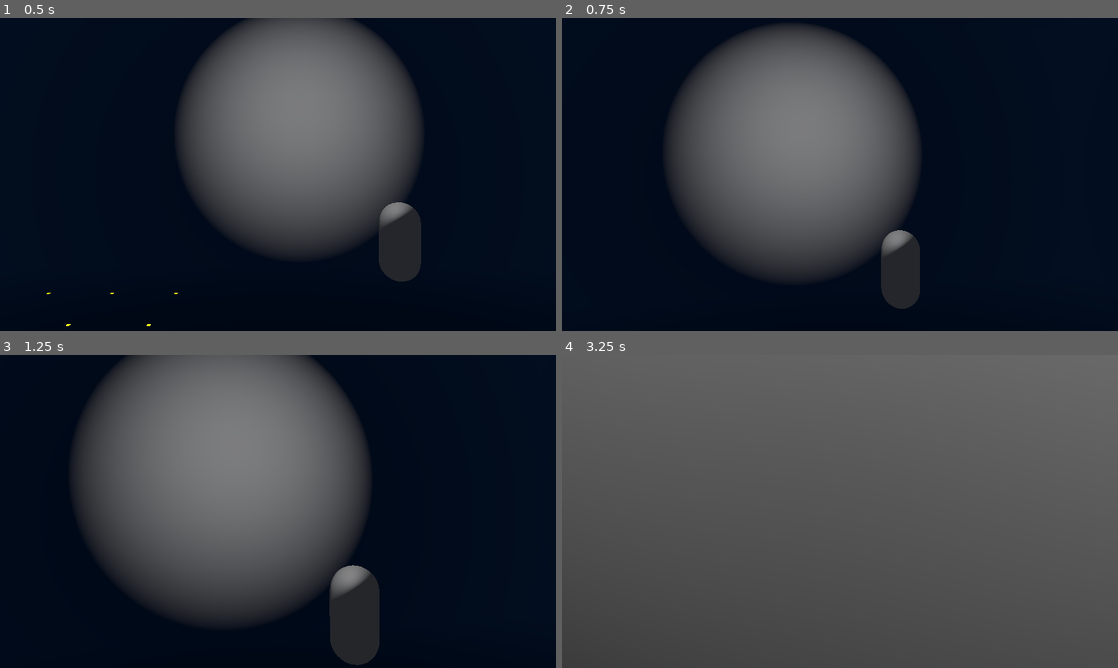
Above: before the commit, frames 1-4 (two rows, left to right).
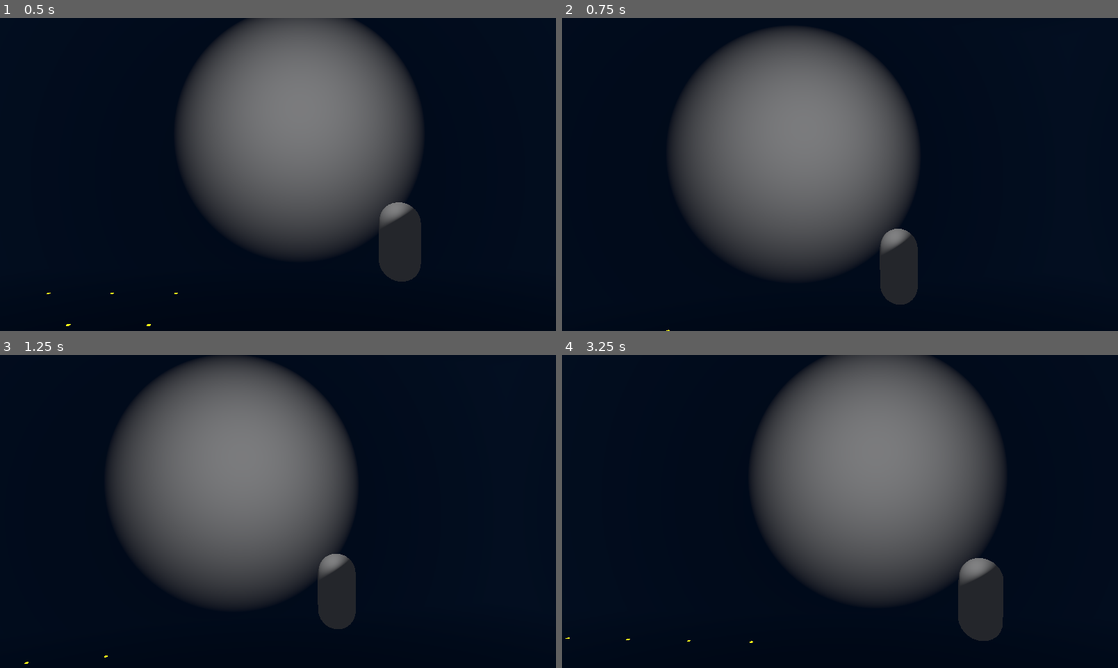
Above: after the commit, the same moments.

Repository: ConnorChow/2MinuteJam
Game: Godot game, scene res://2MinuteJam/Scenes/World.tscn
Two runs of this game, one before a commit and one after it. Both use one fixed random seed, a clock stepped at 60 frames per second and the inputs below.
Inputs (mouse positions are in pixels of both pictures, inside the frame that each line leads up to):
- Up to frame 1 (0.5 s): no input
- Up to frame 2 (0.75 s): tap Enter at 0.5 s; move the mouse to (867, 174) at 0.52 s; hold W (forward) from 0.53 s (still down); hold Ctrl (ctrl, bound only after the commit) from 0.53 s (still down); tap E (interact) at 0.6 s
- Up to frame 3 (1.25 s): keep holding W (forward); keep holding Ctrl (ctrl, bound only after the commit); tap Space (jump) at 0.77 s
- Up to frame 4 (3.25 s): keep holding W (forward); move the mouse to (812, 511) at 1.27 s; release Ctrl (ctrl, bound only after the commit) at 1.28 s; tap Ctrl (ctrl, bound only after the commit) at 1.35 s; tap Space (jump) at 1.52, 3.02 s; tap Mouse wheel down (mwd, bound only after the commit) at 1.55, 2.1 s; move the mouse to (851, 505) at 2.02 s; tap Mouse wheel up (mwu, bound only after the commit) at 2.3, 2.85 s; move the mouse to (834, 517) at 2.77 s; tap Shift (shift, bound only after the commit) at 3.05 s

Frame 1 is identical in both runs. In frame 2, 0.4% of the frame differs, in the area x 18-65%, y 2-100%; in frame 3, 17%; in frame 4, 83%, in the area x 0-100%, y 0-100%.

Commit message:
pick up rigid bodies, run button

Diff:
--- /dev/null
+++ b/2MinuteJam/Objects/basePickup/basePickup.tscn
@@ -0,0 +1,14 @@
+[gd_scene load_steps=3 format=3 uid="uid://cxa2pqwx24jgc"]
+
+[sub_resource type="BoxMesh" id="BoxMesh_to52n"]
+
+[sub_resource type="BoxShape3D" id="BoxShape3D_atnw8"]
+
+[node name="BasePickup" type="RigidBody3D" groups=["pickable"]]
+mass = 0.1
+
+[node name="MeshInstance3D" type="MeshInstance3D" parent="."]
+mesh = SubResource("BoxMesh_to52n")
+
+[node name="CollisionShape3D" type="CollisionShape3D" parent="."]
+shape = SubResource("BoxShape3D_atnw8")
--- a/2MinuteJam/Player/Player.gd
+++ b/2MinuteJam/Player/Player.gd
@@ -3,6 +3,8 @@
 
 const SENSITIVITY : float = 0.003
 const SPEED : float = 4.5
+const runSpeed : float = 1.5
+var modSpeed : float
 const JUMP_VELOCITY : float = 4.0
 const HITSTAGGER : float = 8.0
 
@@ -11,10 +13,12 @@
 var direction
 var headDir
 
+var heldObject : Object
+
 @onready var head = $Node3D
 @onready var camera = $Node3D/Camera3D
 @onready var interactBox = $Node3D/Camera3D/interactBox
-
+@onready var holdPoint = $Node3D/Camera3D/holdPoint
 
 # Get the gravity from the project settings to be synced with RigidBody nodes.
 
@@ -39,12 +43,48 @@
 	if Input.is_action_just_pressed("jump") and is_on_floor() && !GlobalController.inDialogue:
 		velocity.y = JUMP_VELOCITY
 
+	if heldObject:
+		heldObject.global_position = holdPoint.global_position
+		if Input.is_action_pressed("ctrl") && Input.is_action_just_pressed("mwu"):
+			heldObject.rotate_x(.3)
+			#heldObject.transform.basis.x += Vector3(.3, 0, 0)
+			#heldObject.rotation.x +=.3
+			#if heldObject.rotation_degrees.x >= deg_to_rad(359):
+			#	heldObject.rotation_degrees.x= deg_to_rad(0)
+		elif Input.is_action_just_pressed("mwu"):
+			heldObject.rotate_y(.3)
+			#heldObject.transform.basis.y +=Vector3(0, .3, 0)
+			#heldObject.rotation.y +=.3
 
+		if Input.is_action_pressed("ctrl") && Input.is_action_just_pressed("mwd"):
+			heldObject.rotate_x(-.3)
+			#heldObject.transform.basis.x -=Vector3(.3, 0, 0)
+			#heldObject.rotation.x -=.3
+			#if heldObject.rotation_degrees.x >= deg_to_rad(1):
+			#	heldObject.rotation_degrees.x= deg_to_rad(360)
+		elif Input.is_action_just_pressed("mwd"):
+			heldObject.rotate_y(-.3)
+			#heldObject.transform.basis.y +=Vector3(0, .3, 0)
+			#heldObject.rotation.y -=.3
+	if Input.is_action_pressed("shift"):
+		modSpeed = SPEED + runSpeed
+	if Input.is_action_just_released("shift"):
+		modSpeed = SPEED
 
 	if Input.is_action_just_pressed("interact"):
 		if interactBox.get_overlapping_bodies() != null:
 			for body in interactBox.get_overlapping_bodies():
 				print(body)
+				if !heldObject:
+					if body.is_in_group("pickable"):
+						heldObject = body
+						heldObject.collision_mask = 0
+						heldObject.set_sleeping(true)
+				elif heldObject:
+					heldObject.set_sleeping(false)
+					heldObject.collision_mask = 1
+					heldObject = null
+	#				heldObject.mode = RigidBody3D.FREEZE_MODE_KINEMATIC
 				if body.is_in_group("interact"):
 					body.interact()
 	if GlobalController.inDialogue:
@@ -52,17 +92,18 @@
 	else:
 		if is_on_floor():
 
+
 			if direction:
-				velocity.x = direction.x * SPEED
-				velocity.z = direction.z * SPEED
+				velocity.x = direction.x * modSpeed
+				velocity.z = direction.z * modSpeed
 			else:
-				velocity.x = lerp(velocity.x, direction.x * SPEED, delta * 7)
-				velocity.z = lerp(velocity.z, direction.z * SPEED, delta * 7)
+				velocity.x = lerp(velocity.x, direction.x * modSpeed, delta * 7)
+				velocity.z = lerp(velocity.z, direction.z * modSpeed, delta * 7)
 		if !is_on_floor() :
 			velocity.y -= gravity * delta
-			velocity.x = lerp(velocity.x, direction.x * SPEED, delta * 3)
-			velocity.z = lerp(velocity.z, direction.z * SPEED, delta * 3)
+			velocity.x = lerp(velocity.x, direction.x * modSpeed, delta * 3)
+			velocity.z = lerp(velocity.z, direction.z * modSpeed, delta * 3)
 
 
-
+	velocity.normalized()
 	move_and_slide()
--- a/2MinuteJam/Player/Player.tscn
+++ b/2MinuteJam/Player/Player.tscn
@@ -8,7 +8,7 @@
 points = PackedVector3Array(-0.125207, -0.532801, -0.480507, 0.0227831, 0.47607, 0.498884, 0.169713, 0.559144, 0.464172 …(924 unchanged characters)…
 
 [sub_resource type="BoxShape3D" id="BoxShape3D_7pg3o"]
-size = Vector3(1.9386, 2, 2.34442)
+size = Vector3(1.36621, 1.29053, 2.34442)
 
 [node name="Player" type="CharacterBody3D" groups=["Player"]]
 script = ExtResource("1_s0iwp")
@@ -30,5 +30,8 @@
 transform = Transform3D(1, 0, 0, 0, 1, 0, 0, 0, 1, 0, -0.205884, -1.36189)
 
 [node name="CollisionShape3D" type="CollisionShape3D" parent="Node3D/Camera3D/interactBox"]
-transform = Transform3D(1, 0, 0, 0, 1, 0, 0, 0, 1, 0, 0, -0.373997)
+transform = Transform3D(1, 0, 0, 0, 1, 0, 0, 0, 1, 0, 0.354736, -0.373997)
 shape = SubResource("BoxShape3D_7pg3o")
+
+[node name="holdPoint" type="Node3D" parent="Node3D/Camera3D"]
+transform = Transform3D(1, 0, 0, 0, 1, 0, 0, 0, 1, 0, 0, -2.79478)
--- a/2MinuteJam/Scenes/World.tscn
+++ b/2MinuteJam/Scenes/World.tscn
@@ -7,6 +7,7 @@
 [ext_resource type="PackedScene" uid="uid://bmhrqsukfdhao" path="res://2MinuteJam/Objects/Door.tscn" id="4_cmskc"]
 [ext_resource type="Script" path="res://2MinuteJam/Scenes/UiHandler.gd" id="5_fg8bl"]
 [ext_resource type="PackedScene" uid="uid://cesaq07oa64kf" path="res://2MinuteJam/npcs/baseNPC/baseNPC.tscn" id="6_j1s7m"]
+[ext_resource type="PackedScene" uid="uid://cxa2pqwx24jgc" path="res://2MinuteJam/Objects/basePickup/basePickup.tscn" id="8_x0oa3"]
 
 [sub_resource type="StandardMaterial3D" id="StandardMaterial3D_ff47w"]
 albedo_color = Color(0.701961, 0.701961, 0, 1)
@@ -377,3 +378,6 @@
 
 [node name="CollisionShape3D" type="CollisionShape3D" parent="MeshInstance3D/StaticBody3D"]
 shape = SubResource("BoxShape3D_a364q")
+
+[node name="BasePickup" parent="." instance=ExtResource("8_x0oa3")]
+transform = Transform3D(1, 0, 0, 0, 1, 0, 0, 0, 1, -13.3911, 2.14309, 22.6921)
--- a/project.godot
+++ b/project.godot
@@ -72,6 +72,27 @@
 , Object(InputEventKey,"resource_local_to_scene":false,"resource_name":"","device":-1,"window_id":0,"alt_pressed":false,"shift_pressed":false,"ctrl_pressed":false,"meta_pressed":false,"pressed":false,"keycode":0,"physical_keycode":4194308,"key_label":0,"unicode":0,"echo":false,"script":null)
 ]
 }
+mwu={
+"deadzone": 0.5,
+"events": [Object(InputEventMouseButton,"resource_local_to_scene":false,"resource_name":"","device":-1,"window_id":0,"alt_pressed":false,"shift_pressed":false,"ctrl_pressed":false,"meta_pressed":false,"button_mask":8,"position":Vector2(96, 26),"global_position":Vector2(100, 67),"factor":1.0,"button_index":4,"canceled":false,"pressed":true,"double_click":false,"script":null)
+]
+}
+mwd={
+"deadzone": 0.5,
+"events": [Object(InputEventMouseButton,"resource_local_to_scene":false,"resource_name":"","device":-1,"window_id":0,"alt_pressed":false,"shift_pressed":false,"ctrl_pressed":false,"meta_pressed":false,"button_mask":16,"position":Vector2(152, 21),"global_position":Vector2(156, 62),"factor":1.0,"button_index":5,"canceled":false,"pressed":true,"double_click":false,"script":null)
+]
+}
+ctrl={
+"deadzone": 0.5,
+"events": [Object(InputEventKey,"resource_local_to_scene":false,"resource_name":"","device":-1,"window_id":0,"alt_pressed":false,"shift_pressed":false,"ctrl_pressed":false,"meta_pressed":false,"pressed":false,"keycode":0,"physical_keycode":4194326,"key_label":0,"unicode":0,"echo":false,"script":null)
+, Object(InputEventKey,"resource_local_to_scene":false,"resource_name":"","device":-1,"window_id":0,"alt_pressed":false,"shift_pressed":false,"ctrl_pressed":false,"meta_pressed":false,"pressed":false,"keycode":0,"physical_keycode":4194326,"key_label":0,"unicode":0,"echo":false,"script":null)
+]
+}
+shift={
+"deadzone": 0.5,
+"events": [Object(InputEventKey,"resource_local_to_scene":false,"resource_name":"","device":-1,"window_id":0,"alt_pressed":false,"shift_pressed":false,"ctrl_pressed":false,"meta_pressed":false,"pressed":false,"keycode":0,"physical_keycode":4194325,"key_label":0,"unicode":0,"echo":false,"script":null)
+]
+}
 
 [rendering]
 
Not shown: 1 places in 2MinuteJam/Scenes/World.tscn that only renumber resources
